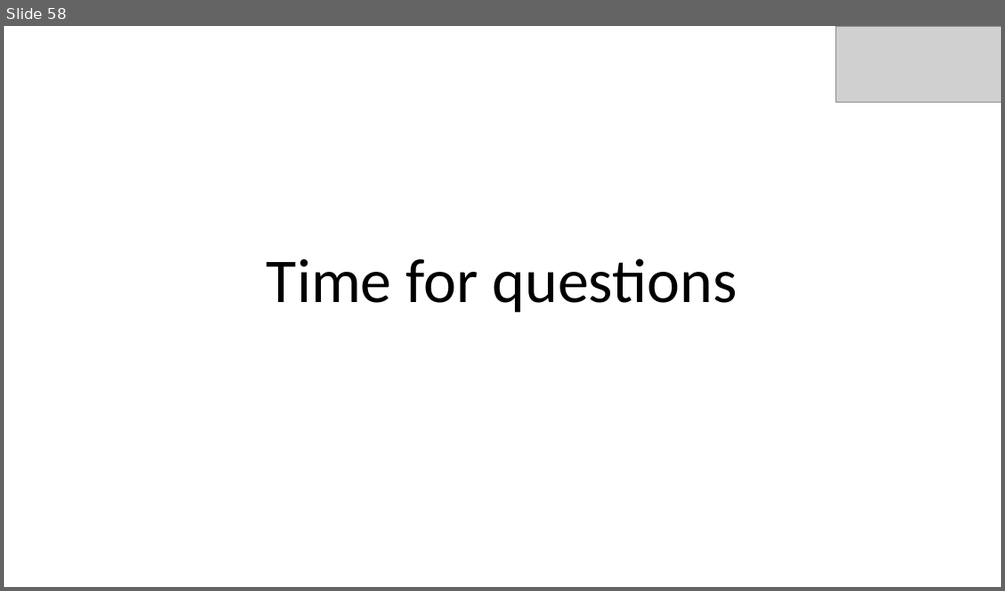
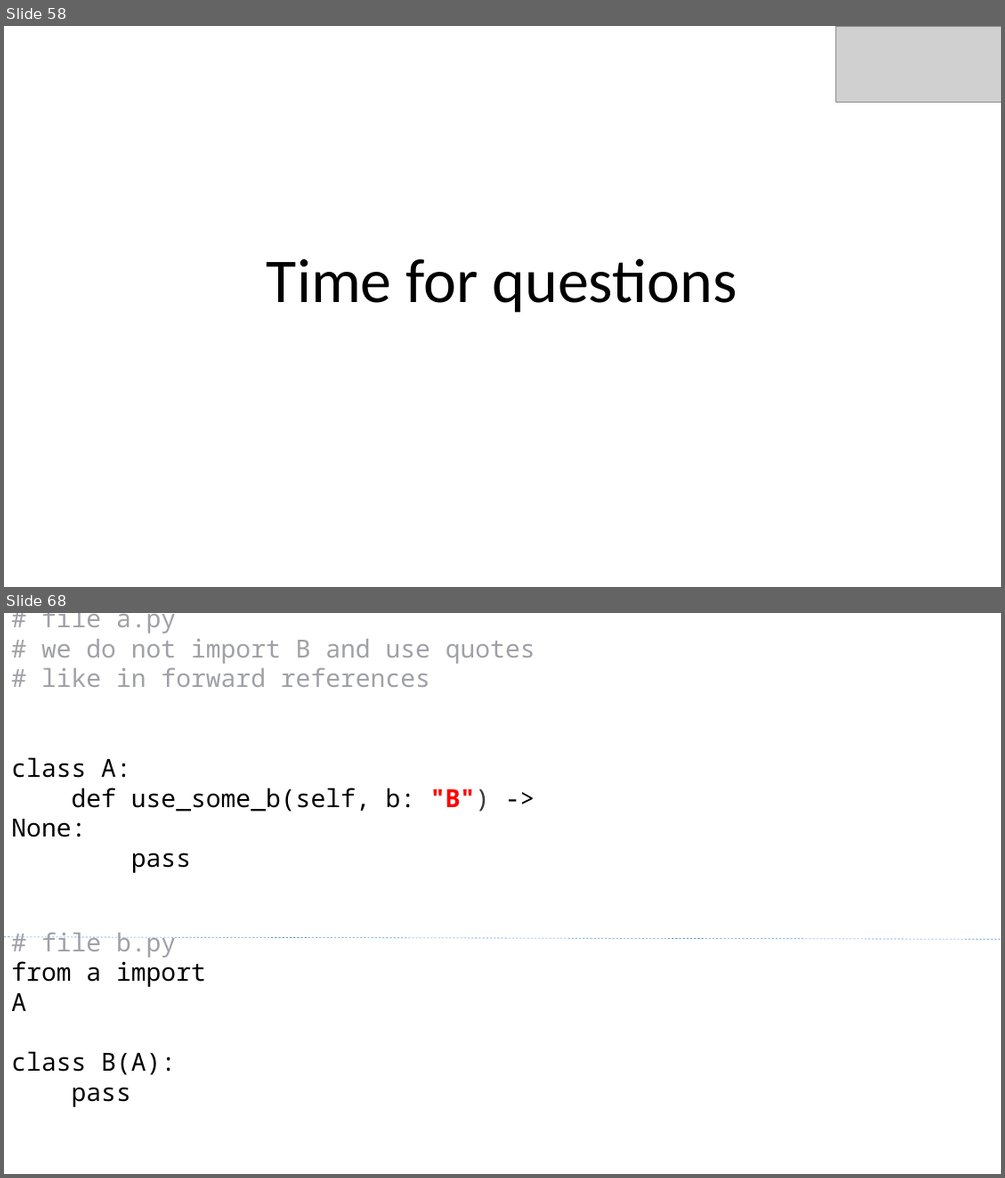
Before and after one commit to bluebird75/whoiam, a slide deck: PyParis_2018/Type Annotations PyParis 2018 - v4 for pdf.pptx. Shown one above the other, each under a label of ours: slide 58 before the commit, slides 58 and 68 after it; the slides between them are not shown. The pictures are 1005x591 and 1005x1178 pixels, drawn with LibreOffice and Linux fonts; fonts in the diff are those of the drawing; grey boxes stand for pictures; background and template pictures are left out. Boxes give left, top, right and bottom in pixels: in the first picture for what was removed or moved away, otherwise in the second. Text is boxed around its words. In the diff, an @@ line names an element or a change of style, - is before the commit and + after.

Commit message:
Add resources page and an extra example
- videos and website about Type Annotations
- one extra example showing how to solve circular imports

```diff
--- a/PyParis_2018/Type Annotations PyParis 2018 - v4 for pdf.pptx
+++ b/PyParis_2018/Type Annotations PyParis 2018 - v4 for pdf.pptx
@@ slide 68 added at [4,613,1001,1174], background #FFFFFF @@
@@ text added at [11,613,535,873], 24 pt, text #A0A1A7 @@
+# file a.py
+# we do not import B and use quotes
+# like in forward references
+class A:
+def use_some_b(self, b: "B") -> None:
+pass
@@ text added at [11,932,206,1107], 24 pt, text #000000 @@
+# file b.py
+from a import A
+class B(A):
+pass
@@ line added from (4, 937) to (1001, 939), #5B9BD5 0.5 pt dashed @@
```
Also in this commit, not shown: 12 other slides added, 2 other files.
